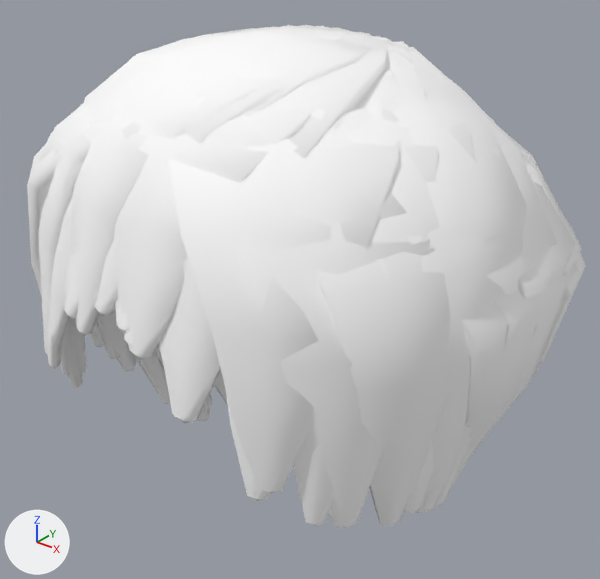
Two versions of the glTF model modules/gamer-services/assets/avatars/v3/hair_bob.female.glb, one commit apart.
Before and after are seen from a 50 mm lens placed at (0.347, -0.435, 1.783), pointed at (-0.002, 0.002, 1.512). Arrows for +X, +Y and +Z are at lower left; the lights stay in place. The older version comes first. Vertices at exactly the same position are counted once.

Names of what the first picture shows: 'hair_bob'.
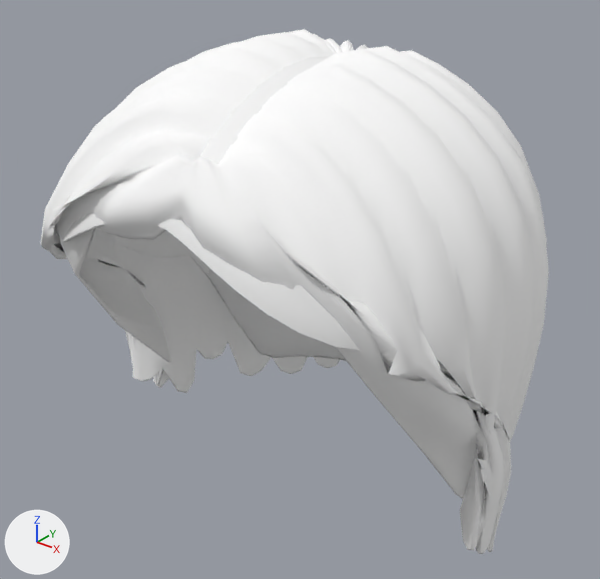
Boxes (x1, y1, x2, y2) around the edits, measured in the pictures (600 x 579 px):
```json
{"object": "hair_bob", "change": "reshaped", "before": [27, 25, 585, 528], "after": [41, 29, 549, 554], "on screen": "9% narrower"}
{"part": 1, "of": "me_hair_bob", "change": "rebuilt", "after": [62, 56, 359, 361], "on screen": "not visible before"}
{"part": 2, "of": "me_hair_bob", "change": "rebuilt", "after": [41, 29, 549, 554], "on screen": "not visible before"}
{"part": 3, "of": "me_hair_bob", "change": "deleted", "before": [27, 25, 585, 528]}
{"part": 4, "of": "me_hair_bob", "change": "deleted", "before": [325, 28, 561, 393], "on screen": "mostly hidden"}
```

Scene script edits in JSON lines:
```json
{"block": "me_hair_bob", "where": "# used by ob_hair_bob; location = (0.0, 0.0, 0.0)"}
{"op": "remove", "block": "me_hair_bob", "code": "me_hair_bob.from_pydata(...)  # 3249 vertices, 6204 faces; spans x -0.194..0.192, y -0.177..0.198, z 1.347..1.702"}
{"op": "add", "block": "me_hair_bob", "code": "me_hair_bob.from_pydata(...)  # 3609 vertices, 7160 faces; spans x -0.182..0.176, y -0.145..0.176, z 1.345..1.693"}
{"block": "me_hair_bob", "change": "me_hair_bob part 1: the loose piece of 433 vertices spanning x -0.172..0.172, y -0.149..0.174, z 1.384..1.692 is rebuilt with 1009 vertices and now spans x -0.162..0.162, y -0.141..0.164, z 1.391..1.682"}
{"block": "me_hair_bob", "change": "me_hair_bob part 2: the loose piece of 44 vertices spanning x -0.161..0.031, y -0.033..0.155, z 1.362..1.7 is rebuilt with 2600 vertices and now spans x -0.182..0.176, y -0.145..0.176, z 1.345..1.693"}
{"block": "me_hair_bob", "change": "me_hair_bob part 3: 59 loose pieces with 2596 vertices, spanning x -0.194..0.192, y -0.177..0.198, z 1.347..1.702, are deleted"}
{"block": "me_hair_bob", "change": "me_hair_bob part 4"}
{"block": "me_hair_bob", "change": "176 vertices are removed from x -0.042..0.188, y -0.05..0.195, z 1.354..1.698"}
{"block": "me_hair_bob", "change": "336 faces are deleted"}
```
